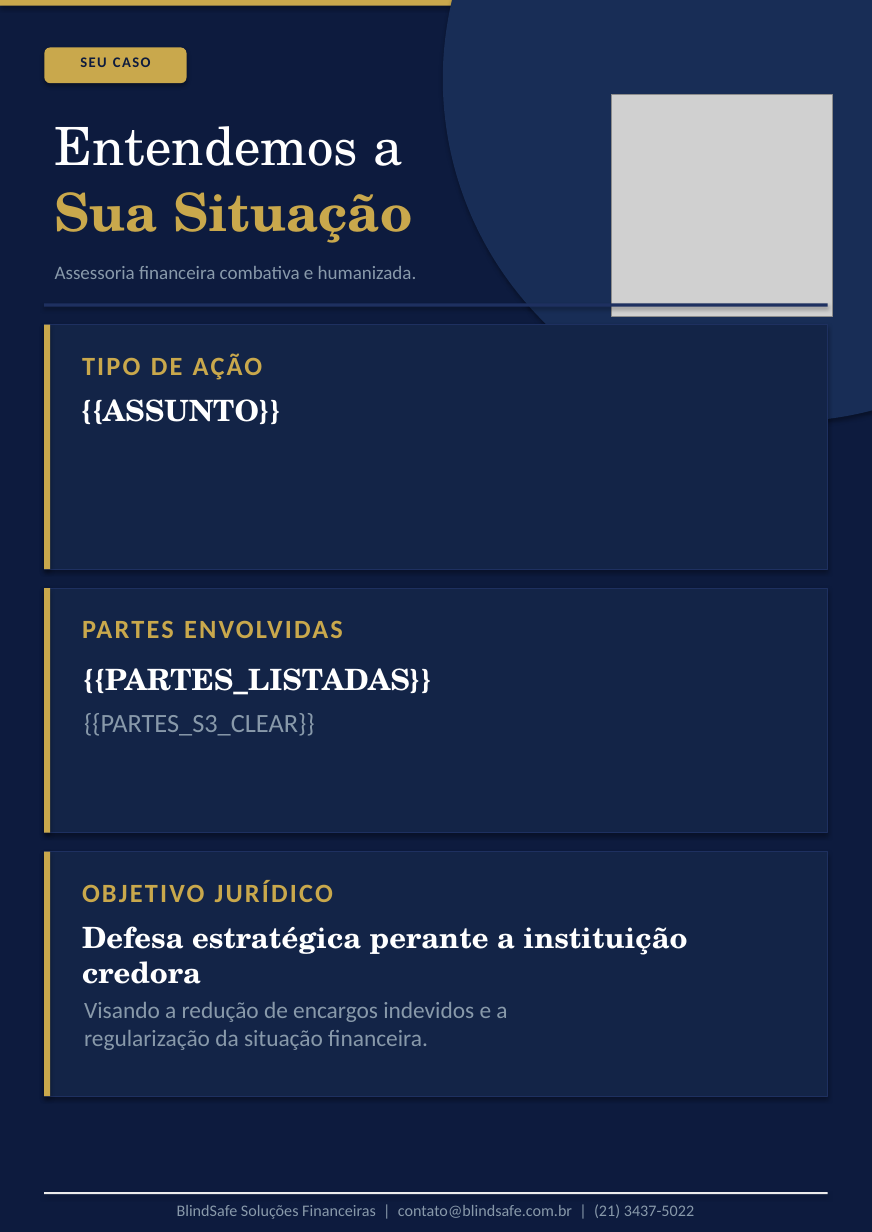
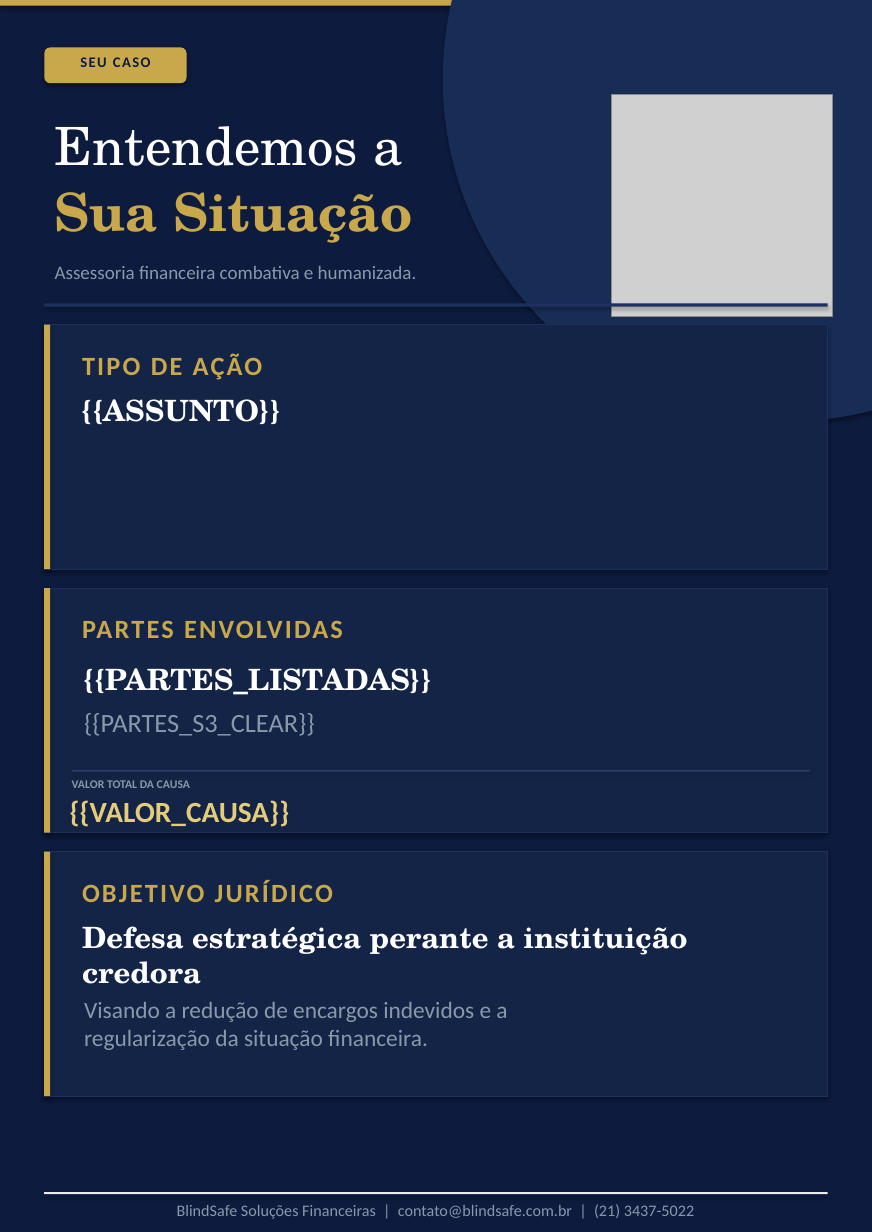
Before and after one commit to PauloRicardo89/blindsafe-contratos, a slide deck: slide 3 of templates/proposta.pptx. Drawn at 872x1232 pixels with LibreOffice and Linux fonts; fonts in the diff are those of the drawing; grey boxes stand for pictures. Boxes give left, top, right and bottom in pixels: in the first picture for what was removed or moved away, otherwise in the second. Text is boxed around its words. In the diff, an @@ line names an element or a change of style, - is before the commit and + after.

```diff
--- a/templates/proposta.pptx
+++ b/templates/proposta.pptx
@@ rectangle added at <box>72,771,810,773</box>, fill #2A4070 @@
@@ text added at <box>70,800,290,827</box>, 20 pt, text #E5CC7A, bold @@
+{{VALOR_CAUSA}}
@@ text added at <box>72,780,190,788</box>, 8 pt, text #8899AA, bold @@
+VALOR TOTAL DA CAUSA
```
Also in this commit, not shown: 2 other slides changed, 1 slide added, 1 slide removed, 2 other files.
